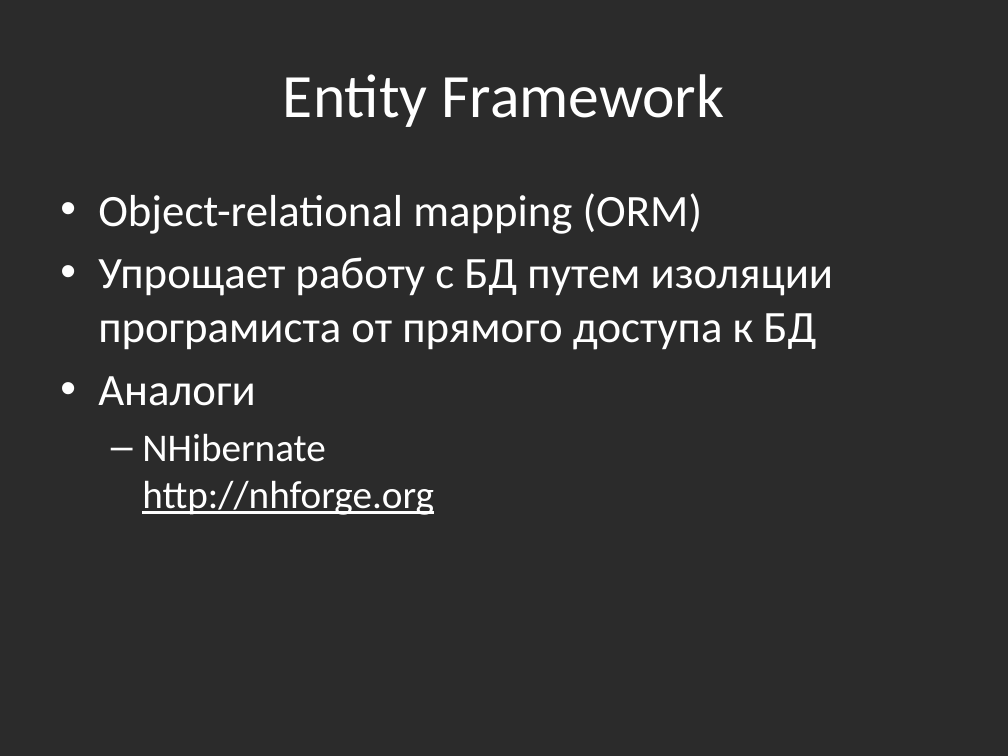
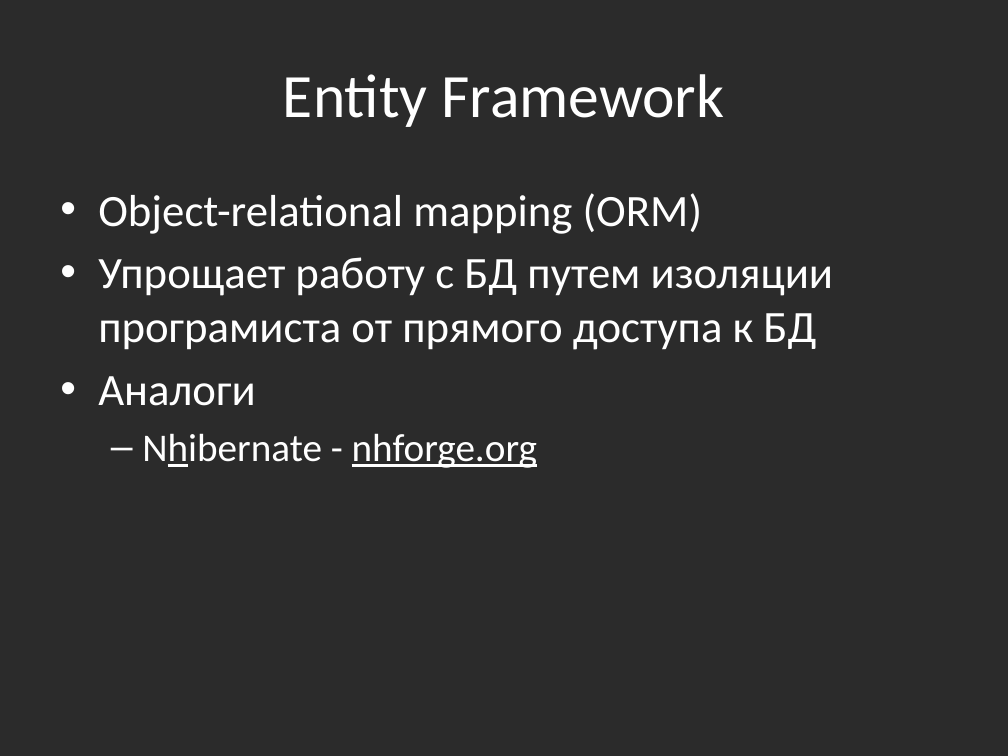
Before and after one commit to bazile/Training, a slide deck: slide 32 of Presentation/lesson-10-adonet.pptx. Drawn at 1008x756 pixels with LibreOffice and Linux fonts; fonts in the diff are those of the drawing; background and template pictures are left out; a plain dark background stands for a picture behind light text. Boxes give left, top, right and bottom in pixels: in the first picture for what was removed or moved away, otherwise in the second. Text is boxed around its words. In the diff, an @@ line names an element or a change of style, - is before the commit and + after.

```diff
--- a/Presentation/lesson-10-adonet.pptx
+++ b/Presentation/lesson-10-adonet.pptx
@@ text at box(142, 433, 537, 468): text changed @@
-  – NHibernate
-    http://nhforge.org
+  – Nhibernate - nhforge.org
```
Also in this commit, not shown: 1 slide added, 2 other files.
